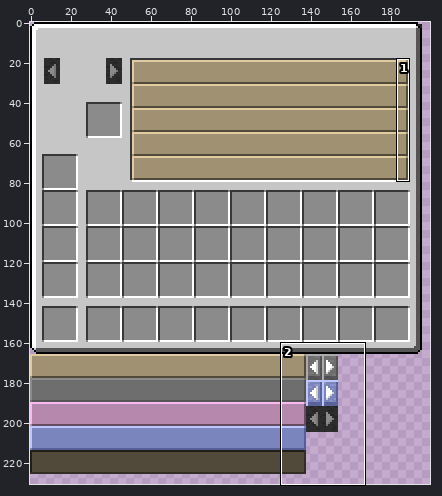
Two states of a sprite sheet, src/main/resources/assets/enchant-menu/textures/menu.png. The first picture is a wide view before the edit; the outline marks the close-up.
Close-up. The starting point:
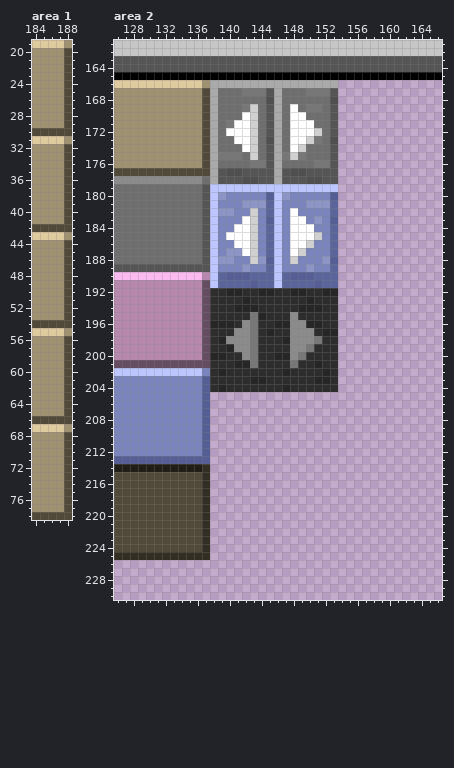
The file is 256x256 pixels. Colours within 5 levels of each other are drawn and written as one. Shown: area 1: x 184..188, y 19..78; area 2: x 126..166, y 161..230. The wide view leaves out empty margins.
And afterwards:
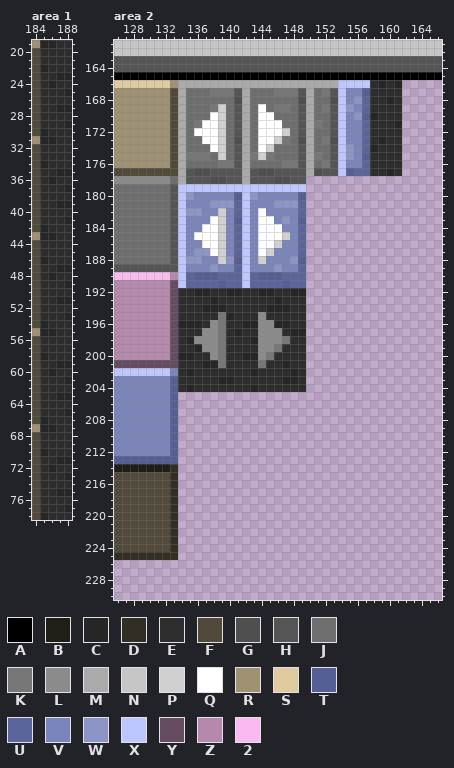
Palette (. is transparent): A #000000  B #211d17  C #262626  D #332e24  E #2d2d2d  F #51493a  G #4f4f4f  H #555555  J #6e6e6e  K #777777  L #8b8b8b  M #aaaaaa  N #c6c6c6  P #d0d0d0  Q #ffffff  R #a09172  S #e0ca9f  T #555e95  U #5b659c  V #7b85bd  W #8c95c6  X #bdc6ff  Y #654c61  Z #b688ae  2 #fab9ef
Diff:
Area 1:
y 19: x 184..188 SSSSR -> RCCEE
y 20..21: x 184..188 RRRRF -> FEEEE
y 22: x 184..188 RRRRF -> FCEEE
y 23: x 184..188 RRRRF -> FEECC
y 24: x 184..188 RRRRF -> FECEE
y 25: x 184..188 RRRRF -> FEEEC
y 26: x 184..188 RRRRF -> FEEEE
y 27: x 184..188 RRRRF -> FEECC
y 28: x 184..188 RRRRF -> FEEEE
y 29: x 184..188 RRRRF -> FEEEC
y 30: x 185..188 FFFF -> CEEE
y 31: x 184..188 SSSSR -> RCCEE
y 32..33: x 184..188 RRRRF -> FEEEE
y 34: x 184..188 RRRRF -> FCEEE
y 35: x 184..188 RRRRF -> FEECC
y 36: x 184..188 RRRRF -> FECEE
y 37: x 184..188 RRRRF -> FEEEC
y 38: x 184..188 RRRRF -> FEEEE
y 39: x 184..188 RRRRF -> FEECC
y 40: x 184..188 RRRRF -> FEEEE
y 41: x 184..188 RRRRF -> FEEEC
y 42: x 185..188 FFFF -> CEEE
y 43: x 184..188 SSSSR -> RCCEE
y 44..45: x 184..188 RRRRF -> FEEEE
y 46: x 184..188 RRRRF -> FCEEE
y 47: x 184..188 RRRRF -> FEECC
y 48: x 184..188 RRRRF -> FECEE
y 49: x 184..188 RRRRF -> FEEEC
y 50: x 184..188 RRRRF -> FEEEE
y 51: x 184..188 RRRRF -> FEECC
y 52: x 184..188 RRRRF -> FEEEE
y 53: x 184..188 RRRRF -> FEEEC
y 54: x 185..188 FFFF -> CEEE
y 55: x 184..188 SSSSR -> RCCEE
y 56..57: x 184..188 RRRRF -> FEEEE
y 58: x 184..188 RRRRF -> FCEEE
y 59: x 184..188 RRRRF -> FEECC
y 60: x 184..188 RRRRF -> FECEE
y 61: x 184..188 RRRRF -> FEEEC
y 62: x 184..188 RRRRF -> FEEEE
y 63: x 184..188 RRRRF -> FEECC
y 64: x 184..188 RRRRF -> FEEEE
y 65: x 184..188 RRRRF -> FEEEC
y 66: x 185..188 FFFF -> CEEE
y 67: x 184..188 SSSSR -> RCCEE
y 68..69: x 184..188 RRRRF -> FEEEE
y 70: x 184..188 RRRRF -> FCEEE
y 71: x 184..188 RRRRF -> FEECC
y 72: x 184..188 RRRRF -> FECEE
y 73: x 184..188 RRRRF -> FEEEC
y 74: x 184..188 RRRRF -> FEEEE
y 75: x 184..188 RRRRF -> FEECC
y 76: x 184..188 RRRRF -> FEEEE
y 77: x 184..188 RRRRF -> FEEEC
y 78: x 185..188 FFFF -> CEEE
Area 2:
y 166: x 133..137 SSSSR -> RMMMM; x 154..161 ........ -> XXXXECEC
y 167: x 133..151 RRRRFMJJJKKKHMJJJKK -> FMJJJKKKHMJJJKKKHMJ; x 154..161 ........ -> XVVTEEEE
y 168: x 133..138 RRRRFM -> FMJJJJ; x 141..142 JJ -> GM; x 145..146 GM -> JJ; x 149..150 JJ -> GM; x 154..161 ........ -> XVWUEECE
y 169: x 133..139 RRRRFMJ -> FMJJJKP; x 141..152 JKPJHMJQJKKJ -> HMJQJKKJHMJK; x 154..161 ........ -> XWVUEEEE
y 170: x 133..139 RRRRFMJ -> FMJJJQP; x 141..146 JQPJHM -> HMJQQJ; x 148..150 QQJ -> JHM; x 154..161 ........ -> XVWTCEEE
y 171: x 133..146 RRRRFMJKQQPJHM -> FMJKQQPJHMJQQQ; x 148..151 QQQJ -> JHMK; x 154..161 ........ -> XVVUEEEC
y 172: x 133..151 RRRRFMJQQQPJHMJQQQP -> FMJQQQPJHMJQQQPJHMJ; x 154..161 ........ -> XVVUEEEE
y 173: x 133..139 RRRRFMJ -> FMJJQQP; x 141..152 QQPJGMJQQPKJ -> GMJQQPKJGMJK; x 154..161 ........ -> XVVUECEE
y 174: x 133..139 RRRRFMJ -> FMJJJQP; x 141..146 JQPJHM -> HMJQPJ; x 148..150 QPJ -> JHM; x 154..161 ........ -> XWVUCEEE
y 175: x 133..151 RRRRFMKKKJPJHMKPKJJ -> FMKKKJPJHMKPKJJJHMK; x 154..161 ........ -> XWVTEEEE
y 176: x 133..151 RRRRFMJJJJKKHMJJJJK -> FMJJJJKKHMJJJJKKHMJ; x 154..161 ........ -> XVVUEEEE
y 177: x 134..138 FFFFM -> MHGGH; x 140..142 GGH -> HHM; x 144..146 HHM -> GGH; x 148..151 GGHH -> HHMG; x 154..161 ........ -> XTUUEECE
y 178: x 133..139 LLLLJMH -> JMHHHGG; x 142..143 GG -> MH; x 146..147 MH -> GG; x 150..153 GGHH -> ....
y 179: x 133..137 JJJJH -> HXXXX; x 150..153 XXXX -> ....
y 180: x 133..139 JJJJHXW -> HXWVVVV; x 141..143 VVV -> TXW; x 145..147 TXW -> VVV; x 149..153 VVVVT -> T....
y 181: x 133..153 JJJJHXVVVWWWUXVVVWWWU -> HXVVVWWWUXVVVWWWU....
y 182: x 133..146 JJJJHXWWVVPVUX -> HXWWVVPVUXVQVV; x 148..153 QVVVVU -> VU....
y 183: x 133..139 JJJJHXV -> HXVVVQP; x 141..153 VQPVTXVQQVWVT -> TXVQQVWVT....
y 184: x 133..139 JJJJHXV -> HXVVQQP; x 141..146 QQPVUX -> UXVQQQ; x 148..153 QQQVVU -> VU....
y 185: x 133..153 JJJJHXVQQQPVUXVQQQPVU -> HXVQQQPVUXVQQQPVU....
y 186: x 133..139 JJJJHXV -> HXVVQQP; x 141..146 QQPVUX -> UXVQQP; x 148..153 QQPVVU -> VU....
y 187: x 133..146 JJJJHXVWWQPVUX -> HXVWWQPVUXVQPV; x 148..153 QPVVVU -> VU....
y 188: x 133..139 JJJJHXW -> HXWWVVP; x 141..146 VVPWTX -> TXVPVV; x 148..153 PVVVWT -> WT....
y 189: x 134..138 HHHHX -> XVVVW; x 141..142 VW -> UX; x 145..146 UX -> VW; x 149..153 VWVVU -> U....
y 190: x 133..138 2222ZX -> ZXUTTT; x 140..142 TTT -> UUX; x 144..146 UUX -> TTT; x 148..153 TTTUUU -> UU....
y 191: x 133..139 ZZZZYXU -> YXUUUUT; x 142..143 UT -> XU; x 146..147 XU -> UT; x 150..153 UTUU -> ....
y 192: x 133..137 ZZZZY -> YEECC; x 150..153 EECC -> ....
y 193: x 133..138 ZZZZYE -> YEEEEC; x 142 C -> E; x 146 E -> C; x 150..153 CEEE -> ....
y 194: x 133..139 ZZZZYEE -> YEEECCC; x 141..143 CCC -> EEE; x 145..147 EEE -> CCC; x 149..153 CCCEE -> E....
y 195: x 133..137 ZZZZY -> YEEEE; x 139..140 EE -> KC; x 143..144 KC -> EL; x 148 L -> E; x 150..153 EEEE -> ....
y 196: x 133..140 ZZZZYCCC -> YCCCELKE; x 142..145 LKEE -> CCLL; x 148..153 LLCCEE -> EE....
y 197: x 133..139 ZZZZYEE -> YEEELLK; x 141..146 LLKECE -> CEELLL; x 148..153 LLLECC -> CC....
y 198: x 133..153 ZZZZYECLLLKEEECLLLKEE -> YECLLLKEEECLLLKEE....
y 199: x 133..146 ZZZZYEECLLKEEE -> YEECLLKEEEELLK; x 148..153 LLKEEE -> EE....
y 200: x 133..139 ZZZZYCC -> YCCEELK; x 142..153 LKEECCLKEEEE -> CCLKEEEE....
y 201: x 134..139 YYYYEE -> EEECCK; x 141..144 CCKE -> EEEK; x 147..148 EK -> CE; x 150..153 ECEE -> ....
y 202: x 133..137 XXXXV -> VECEE; x 139 C -> E; x 143 E -> C; x 147..148 CE -> EC; x 150..153 EECE -> ....
y 203: x 133..137 VVVVT -> TEEEE; x 139..140 EE -> CC; x 143..144 CC -> EE; x 147..148 EE -> CC; x 150..153 ECCE -> ....
y 204: x 133..137 VVVVT -> TECEE; x 139 C -> E; x 143 E -> C; x 147 C -> E; x 150..153 EEEE -> ....
y 205..212: x 133..137 VVVVT -> T....
y 213: x 134..137 TTTT -> ....
y 214: x 133..137 BBBBD -> D....
y 215..224: x 133..137 FFFFD -> D....
y 225: x 134..137 DDDD -> ....
